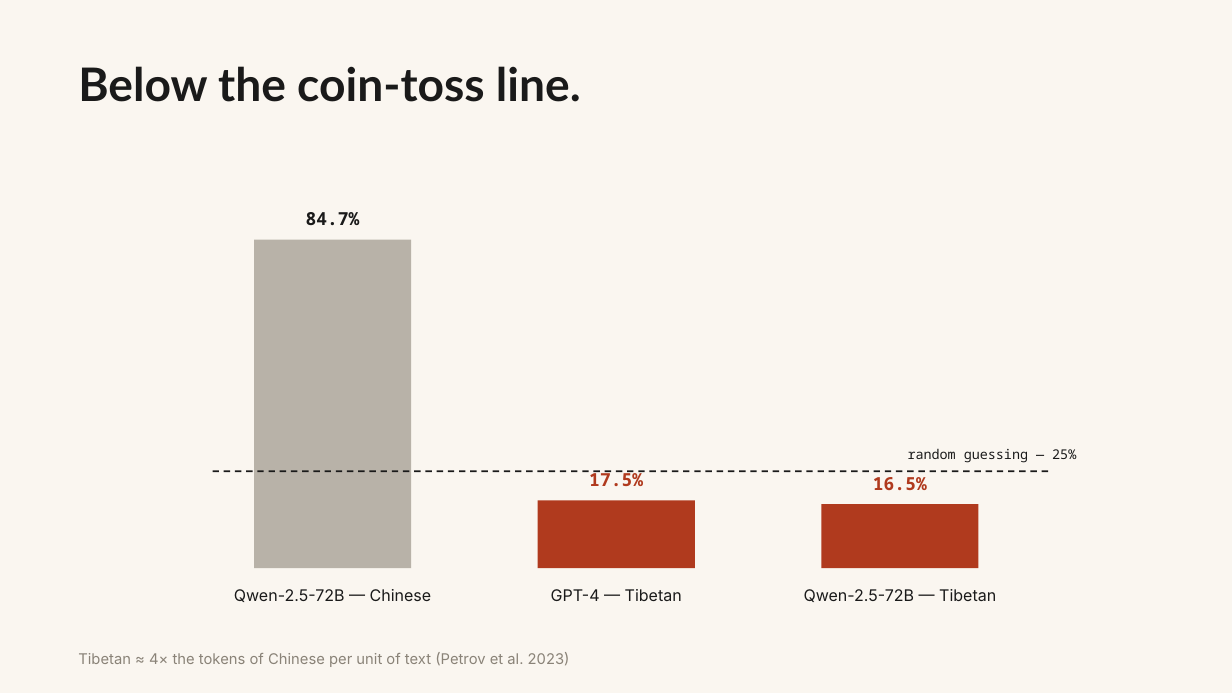
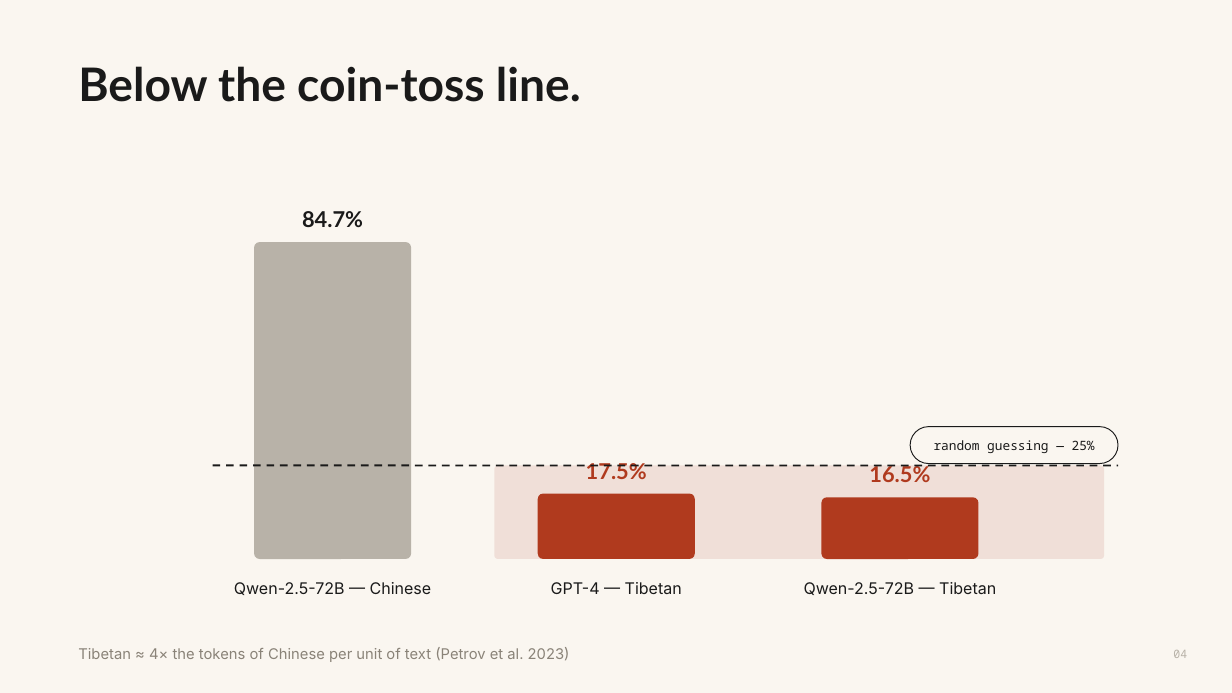
Before and after one commit to WeBuddhist/21-taras-rails, a slide deck: slide 4 of 0-INBOX/presentation-humanities-2026/verification-deck.pptx. Drawn at 1232x693 pixels with LibreOffice and Linux fonts; fonts in the diff are those of the drawing. Boxes give left, top, right and bottom in pixels: in the first picture for what was removed or moved away, otherwise in the second. Text is boxed around its words. In the diff, an @@ line names an element or a change of style, - is before the commit and + after.

```diff
--- a/0-INBOX/presentation-humanities-2026/verification-deck.pptx
+++ b/0-INBOX/presentation-humanities-2026/verification-deck.pptx
@@ rounded rectangle: place and size @@
-rounded rectangle at [254, 239, 411, 568]
+rounded rectangle at [254, 242, 411, 559]
@@ text "random guessing — 25%": place and size @@
-text "random guessing — 25%" at [908, 449, 1076, 463]
+text "random guessing — 25%" at [934, 440, 1095, 453]
@@ text "random guessing — 25%" at [934, 440, 1095, 453]: size 10.5 to 10 pt; alignment right to centre @@
@@ rounded rectangle added at [910, 427, 1118, 464], fill #FAF6F0, outline #1A1A1A 0.75 pt @@
@@ line moved from (213, 471) - (1049, 471) to (213, 466) - (1118, 466) @@
@@ line (213, 466) - (1118, 466): stroke #1A1A1A 1.25 pt dashed to #1A1A1A 1.5 pt dashed @@
@@ rounded rectangle added at [494, 466, 1104, 559], fill #F0DFD8 @@
@@ size 14 to 17 pt, font Noto Sans Mono to Lato in 3 elements at [302, 211, 363, 227], [586, 463, 647, 479], [869, 463, 930, 482] @@
@@ 3 texts, 1 rounded rectangle: place and size @@
-3 texts, 1 rounded rectangle at [234, 501, 996, 602]
+3 texts, 1 rounded rectangle at [234, 494, 996, 595]
@@ 2 texts, 1 rounded rectangle: place and size @@
-2 texts, 1 rounded rectangle at [589, 470, 979, 568]
+2 texts, 1 rounded rectangle at [586, 463, 979, 559]
@@ rectangle to rounded rectangle in 3 elements at [254, 242, 411, 559], [538, 494, 695, 559], [822, 497, 979, 559] @@
@@ text "Tibetan ≈ 4× the tokens ...": place and size @@
-text "Tibetan ≈ 4× the tokens ..." at [78, 652, 570, 667]
+text "Tibetan ≈ 4× the tokens ..." at [78, 647, 570, 662]
@@ text added at [1173, 650, 1187, 658], 9 pt, text #B8B2A8 @@
+04
```
Also in this commit, not shown: 31 other slides changed.
